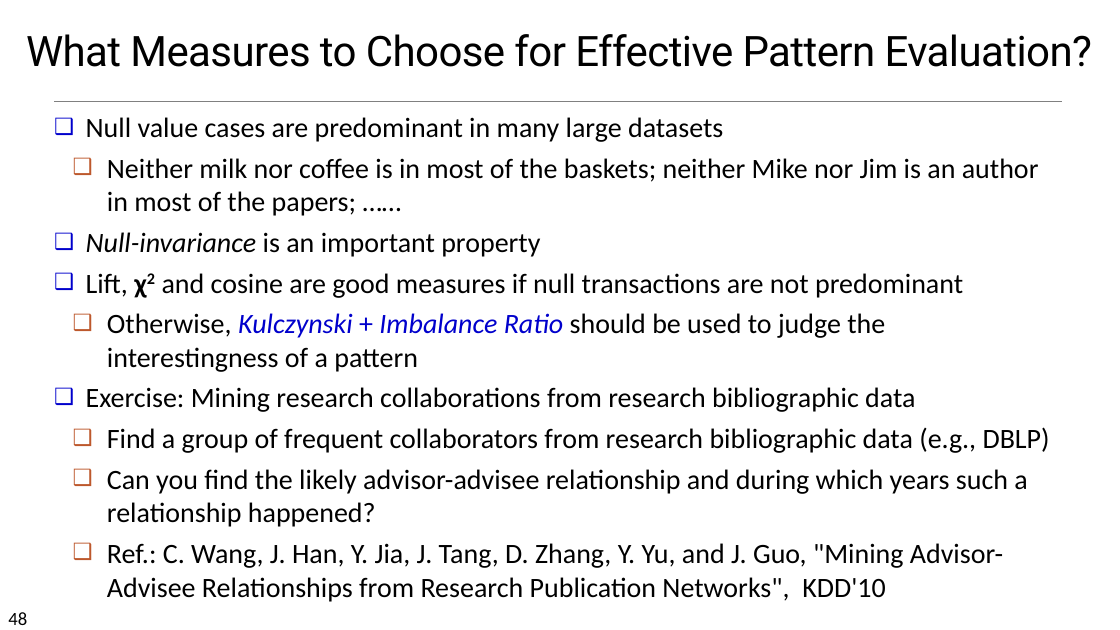
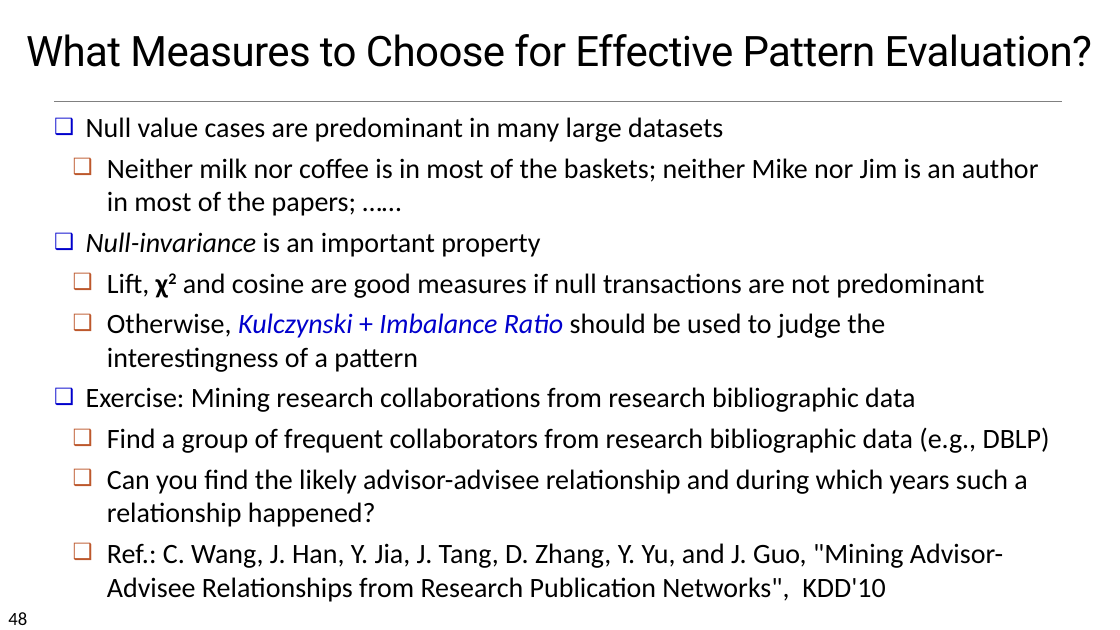
Before and after one commit to chriswjh/chriswjh.github.io, a slide deck: slide 48 of BDA_IFM/06FPBasic.pptx. Drawn at 1120x630 pixels with LibreOffice and Linux fonts; fonts in the diff are those of the drawing. Boxes give left, top, right and bottom in pixels: in the first picture for what was removed or moved away, otherwise in the second. Text is boxed around its words. In the diff, an @@ line names an element or a change of style, - is before the commit and + after.

```diff
--- a/BDA_IFM/06FPBasic.pptx
+++ b/BDA_IFM/06FPBasic.pptx
@@ text at (x1=107, y1=273, x2=984, y2=298): list level 1 to 2 in "Lift, χ2 and cosine are ..."; bullet colour #0000CC to #BD582C @@
```
Also in this commit, not shown: 1 other slide changed, 2 other files.
